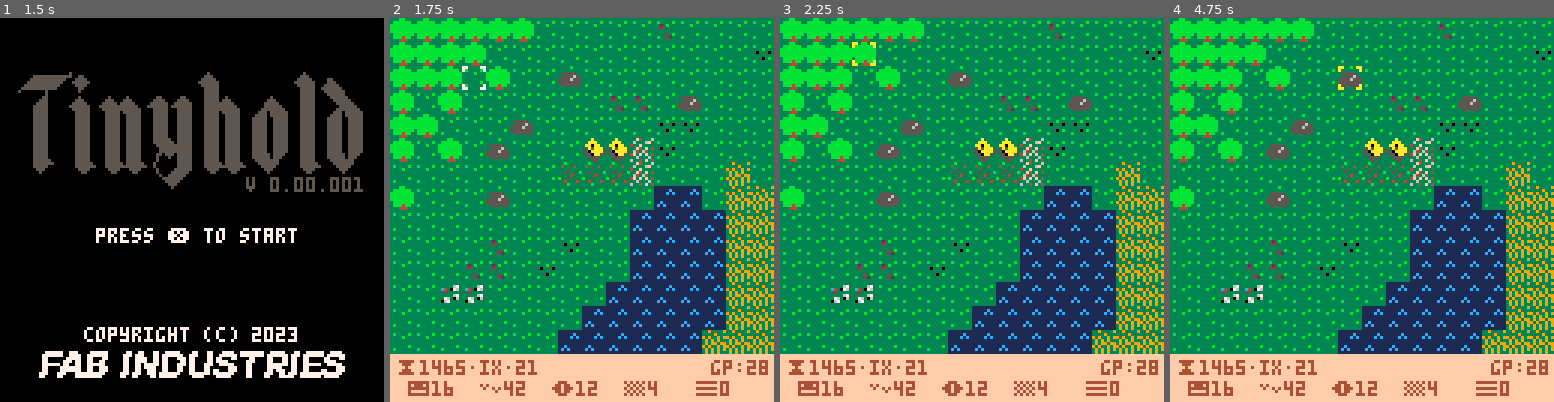
Above: before the commit, frames 1-4 (left to right).
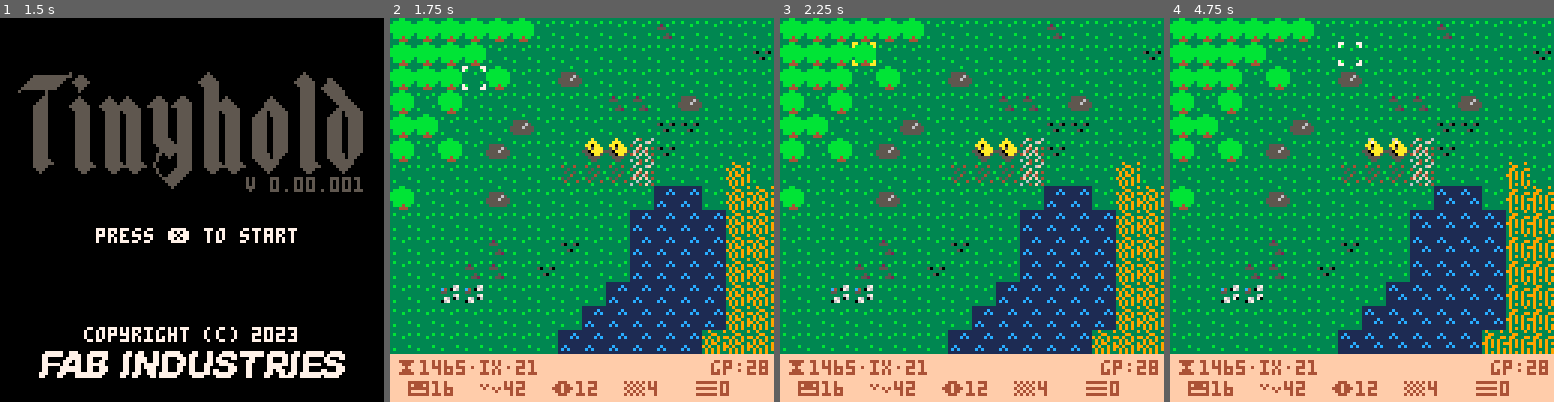
Above: after the commit, the same moments.

Repository: fab-industries/tinyhold
Game: PICO-8 cartridge tinyhold.p8
The game is run twice, just before and just after one commit, with the same random seed, the same clock (stepped at 60 frames per second) and the same inputs.
Inputs:
- Up to frame 1 (1.5 s): tap X (X key) at 0.33, 1.07 s
- Up to frame 2 (1.75 s): hold Right from 1.6 s (still down)
- Up to frame 3 (2.25 s): tap X (X key) at 1.85 s; release Right at 2.1 s; hold Up from 2.15 s (still down)
- Up to frame 4 (4.75 s): release Up at 2.42 s; hold Right 2.47-3.03 s; tap X (X key) at 2.97, 4.08 s; hold Left 3.08-3.58 s; hold Down 3.63-3.97 s; hold Right 4.02-4.68 s; hold Up from 4.73 s (still down)

Frame 1 is identical in both runs. In frame 2, 0.2% of the frame differs, in the area x 83-100%, y 38-86%; in frame 3, 0.2%; in frame 4, 4.6%, in the area x 16-100%, y 6-88%.

Commit message:
Added function to animate map tiles

Diff:
--- a/tinyhold.p8
+++ b/tinyhold.p8
@@ -15,6 +15,7 @@
  blnkspd=10
  blnkseq={9,10}
  countd=-1
+ animcount=0
  map_setup()
  make_cursor()
 end
@@ -91,6 +92,11 @@
 function draw_game()
  cls()
  draw_map()
+ animcount+=1
+ if animcount>90 then
+  animcount=0
+ end
+ anim_tiles()
  draw_cursor()
  draw_ui()
 end
@@ -110,6 +116,62 @@
  mapy=flr(c.y/14)*14
  camera(mapx*8,mapy*8)
  map (0,0,0,0,128,64)
+end
+
+function anim_tiles()
+ -- animates map tiles
+ celx=0
+ cely=0
+ if animcount==30 or animcount==60 then
+  for celx=0,128 do
+   for cely=0,64 do
+    -- animate water tiles
+    if mget(celx,cely) == 4 then
+     mset(celx,cely,20)
+    elseif mget(celx,cely) == 20 then
+     mset(celx,cely,36)
+    elseif mget(celx,cely) == 36 then
+     mset(celx,cely,4)
+    end
+   end
+  end
+ end
+
+ if animcount==20 or animcount==70 then
+  for celx=0,128 do
+   for cely=0,64 do
+    -- animate cottage
+    if mget(celx,cely) == 9 then
+     mset(celx,cely,25)
+    elseif mget(celx,cely) == 25 then
+     mset(celx,cely,41)
+    elseif mget(celx,cely) == 41 then
+     mset(celx,cely,9)
+    end
+   end
+  end
+ end
+
+
+ if animcount==45 then
+  for celx=0,128 do
+   for cely=0,64 do
+    -- animate wheat
+    if mget(celx,cely) == 7 then
+     mset(celx,cely,23)
+    elseif mget(celx,cely) == 23 then
+     mset(celx,cely,7)
+    end
+    -- animate pasture
+    if mget(celx,cely) == 8 then
+     mset(celx,cely,24)
+    elseif mget(celx,cely) == 24 then
+     mset(celx,cely,8)
+    end
+   end
+  end
+ end
+
 end
 
 function is_tile(tile_type,x,y)
@@ -204,7 +266,7 @@
 
 
 __gff__
-0000010101000002020200000000000000000000000000000000000000000000000000000000000000000000000000000000000000000000000000000000000000000000000000000000000000000000000000000000000000000000000000000000000000000000000000000000000000000000000000000000000000000000
+0000010101000002020200000000000000000000010000020202000000000000000000000100000000020000000000000000000000000000000000000000000000000000000000000000000000000000000000000000000000000000000000000000000000000000000000000000000000000000000000000000000000000000
 0000000000000000000000000000000000000000000000000000000000000000000000000000000000000000000000000000000000000000000000000000000000000000000000000000000000000000000000000000000000000000000000000000000000000000000000000000000000000000000000000000000000000000
 __map__
 0202020202020101010101050101010101010101010100000000000000000000000000000000000000000000000000000000000000000000000000000000000000000000000000000000000000000000000000000000000000000000000000000000000000000000000000000000000000000000000000000000000000000000
@@ -223,10 +285,10 @@
 0101010101010104040404040407070701010101010100000000000000000000000000000000000000000000000000000000000000000000000000000000000000000000000000000000000000000000000000000000000000000000000000000000000000000000000000000000000000000000000000000000000000000000
 0101010101010101010102010101010101010101010100000000000000000000000000000000000000000000000000000000000000000000000000000000000000000000000000000000000000000000000000000000000000000000000000000000000000000000000000000000000000000000000000000000000000000000
 0101010101010101010101010101010101010101010100000000000000000000000000000000000000000000000000000000000000000000000000000000000000000000000000000000000000000000000000000000000000000000000000000000000000000000000000000000000000000000000000000000000000000000
-0101010101010101010102020101010101010101010100000000000000000000000000000000000000000000000000000000000000000000000000000000000000000000000000000000000000000000000000000000000000000000000000000000000000000000000000000000000000000000000000000000000000000000
-0101010101010101010101010101010101010101010100000000000000000000000000000000000000000000000000000000000000000000000000000000000000000000000000000000000000000000000000000000000000000000000000000000000000000000000000000000000000000000000000000000000000000000
-0101010101010101010102020201010101010101010100000000000000000000000000000000000000000000000000000000000000000000000000000000000000000000000000000000000000000000000000000000000000000000000000000000000000000000000000000000000000000000000000000000000000000000
-0101010101010101010101010101010101010101010100000000000000000000000000000000000000000000000000000000000000000000000000000000000000000000000000000000000000000000000000000000000000000000000000000000000000000000000000000000000000000000000000000000000000000000
+0101010401010101010102020101010101010101010100000000000000000000000000000000000000000000000000000000000000000000000000000000000000000000000000000000000000000000000000000000000000000000000000000000000000000000000000000000000000000000000000000000000000000000
+0101040404010101010101010101010101010101010100000000000000000000000000000000000000000000000000000000000000000000000000000000000000000000000000000000000000000000000000000000000000000000000000000000000000000000000000000000000000000000000000000000000000000000
+0101040404010101010102020201010101010101010100000000000000000000000000000000000000000000000000000000000000000000000000000000000000000000000000000000000000000000000000000000000000000000000000000000000000000000000000000000000000000000000000000000000000000000
+0101010401010101010101010101010101010101010100000000000000000000000000000000000000000000000000000000000000000000000000000000000000000000000000000000000000000000000000000000000000000000000000000000000000000000000000000000000000000000000000000000000000000000
 0101010101010101010102020202010101010101010100000000000000000000000000000000000000000000000000000000000000000000000000000000000000000000000000000000000000000000000000000000000000000000000000000000000000000000000000000000000000000000000000000000000000000000
 0101010101010101010101010101010101010101010100000000000000000000000000000000000000000000000000000000000000000000000000000000000000000000000000000000000000000000000000000000000000000000000000000000000000000000000000000000000000000000000000000000000000000000
 0101010101010101010101010101010101010101010100000000000000000000000000000000000000000000000000000000000000000000000000000000000000000000000000000000000000000000000000000000000000000000000000000000000000000000000000000000000000000000000000000000000000000000
Not shown, changed: 18 lines of the sprite sheet (__gfx__) section of tinyhold.p8
